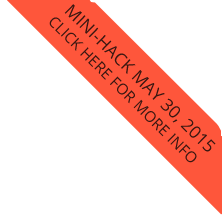
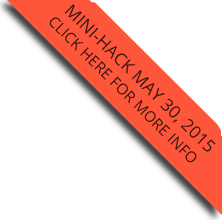
Before/after of a 222 × 220 layered artwork. What changed in the layer stack:
pixels changed over [left=0, top=0, right=222, bottom=220] (layer not identified)
